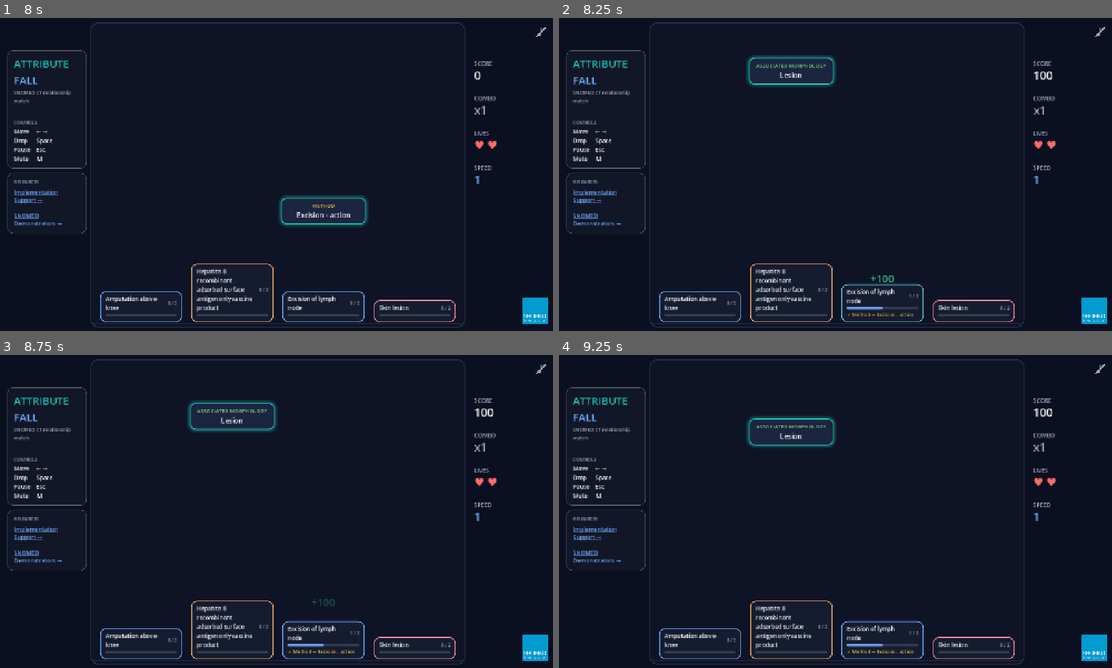
Above: before the commit, frames 1-4 (two rows, left to right).
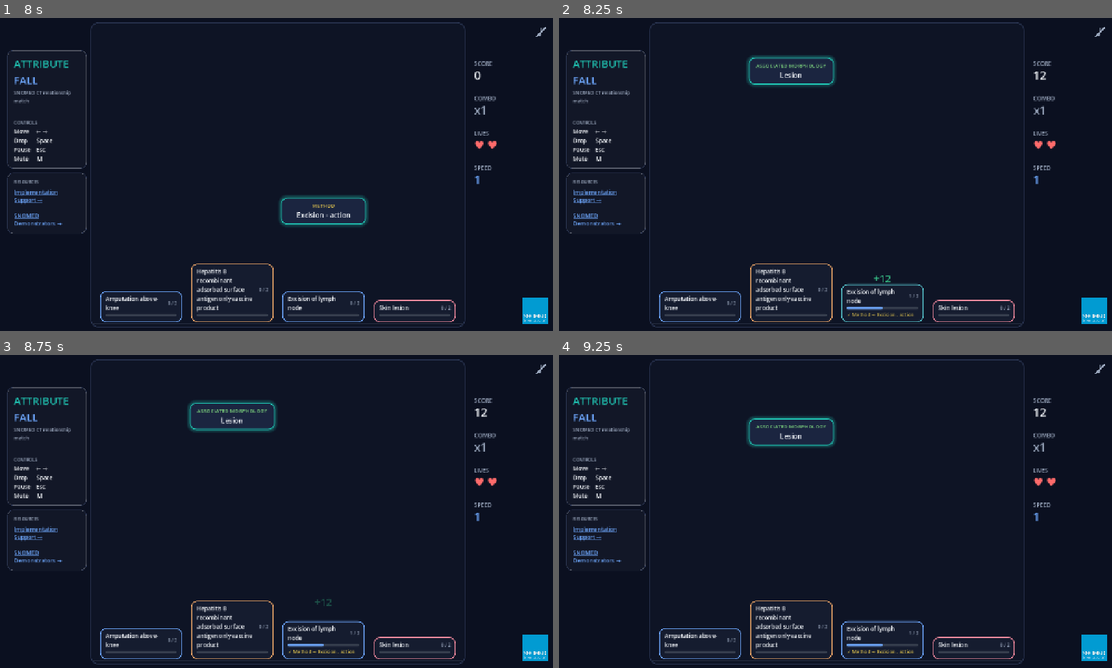
Above: after the commit, the same moments.

Repository: alopezo/attribute-fall
Game: Godot game, scene res://scenes/main.tscn
The game is run twice, just before and just after one commit, with the same random seed, the same clock (stepped at 60 frames per second) and the same inputs. The engine's default icon, where the game draws it, is replaced by a stand-in: a white triangle on a blue panel in a dark square.
Inputs (mouse positions are in pixels of both pictures, inside the frame that each line leads up to):
- Up to frame 1 (8 s): click "START" at 0.5 s; click "♪" at 1.25 s; tap Enter at 2 s; move the mouse to (143, 305) at 2.02 s; hold Right (af_right) 2.03-2.78 s; hold Space (af_hard) 2.03-2.78 s; click (143, 305) at 2.17 s; move the mouse to (232, 293) at 2.77 s; hold S 2.78-3.53 s; tap Down (af_soft) at 2.85, 5.85 s; click (232, 293) at 2.92 s; move the mouse to (320, 305) at 3.52 s; hold Right (af_right) 3.53-5.03 s; tap J at 3.6, 6.6 s; click (320, 305) at 3.67 s; move the mouse to (414, 312) at 4.27 s; tap L at 4.35, 7.35 s; click (414, 312) at 4.42 s; move the mouse to (442, 221) at 5.02 s; hold Space (af_hard) 5.03-5.78 s; hold Left (af_left) 5.03-6.53 s; move the mouse to (110, 127) at 5.77 s; move the mouse to (304, 174) at 6.52 s; hold S 6.53-7.28 s; click (304, 174) at 6.67 s; move the mouse to (193, 96) at 7.27 s; hold Right (af_right) from 7.28 s (still down)
- Up to frame 2 (8.25 s): keep holding Right (af_right); move the mouse to (957, 158) at 8.02 s; hold Space (af_hard) from 8.03 s (still down)
- Up to frame 3 (8.75 s): keep holding Right (af_right); keep holding Space (af_hard)
- Up to frame 4 (9.25 s): keep holding Right (af_right); move the mouse to (724, 527) at 8.77 s; release Space (af_hard) at 8.78 s; tap Down (af_soft) at 8.85 s; click (724, 527) at 8.92 s

Frame 1 is identical in both runs. In frame 2, 0.1% of the frame differs, in the area x 56-90%, y 17-85%; in frame 3, less than 0.1%; in frame 4, less than 0.1%.

Commit message:
feat: rework scoring to smaller, less-round values
Per correct drop: round(12 * combo * speed_factor); per concept:
round(45 * speed_factor), shown in the CONCEPT COMPLETE message. speed_factor
grows from 1.0 as fall speed rises, so scores vary instead of ending in zeros.

Co-Authored-By: Claude Opus 4.8 <noreply@anthropic.com>

Diff:
--- a/scripts/main.gd
+++ b/scripts/main.gd
@@ -19,6 +19,8 @@
 const TOTAL_CONCEPTS := 8
 const START_LIVES := 3
 const MAX_COMBO := 5
+const SCORE_BASE := 12      # per correct drop, before combo/speed
+const SCORE_CONCEPT := 45   # bonus per completed concept, before speed
 
 const SCREEN := Vector2(1280, 720)
 const CARD_W := 190.0                            # keep in sync with ConceptCard.CARD_W
@@ -1536,7 +1538,7 @@
 	if correct:
 		combo = mini(combo + 1, MAX_COMBO)
 		best_combo = maxi(best_combo, combo)
-		var gained := 100 * combo
+		var gained := roundi(SCORE_BASE * combo * _speed_factor())
 		score += gained
 		_update_hud()
 		_pulse_combo()
@@ -1586,12 +1588,13 @@
 	return true
 
 func _complete_concept(lane: int) -> void:
-	score += 500
+	var bonus := roundi(SCORE_CONCEPT * _speed_factor())
+	score += bonus
 	concepts_completed += 1
 	_increase_speed()
 	_update_hud()
 	sfx.sfx_concept_complete()
-	_show_message("CONCEPT COMPLETE", Palette.ACCENT)
+	_show_message("CONCEPT COMPLETE  +%d" % bonus, Palette.ACCENT)
 	await lane_cards[lane].play_complete_animation()
 	_replace_completed_concept(lane)
 
@@ -1613,6 +1616,10 @@
 
 func _increase_speed() -> void:
 	current_fall_speed = minf(FALL_SPEED_START + FALL_SPEED_STEP * concepts_completed, FALL_SPEED_MAX)
+
+# Grows from 1.0 as the fall speed rises; makes scores vary and not stay round.
+func _speed_factor() -> float:
+	return current_fall_speed / FALL_SPEED_START
 
 func _highlight_valid_targets(piece: RelationshipPiece) -> void:
 	for i in LANE_COUNT:
